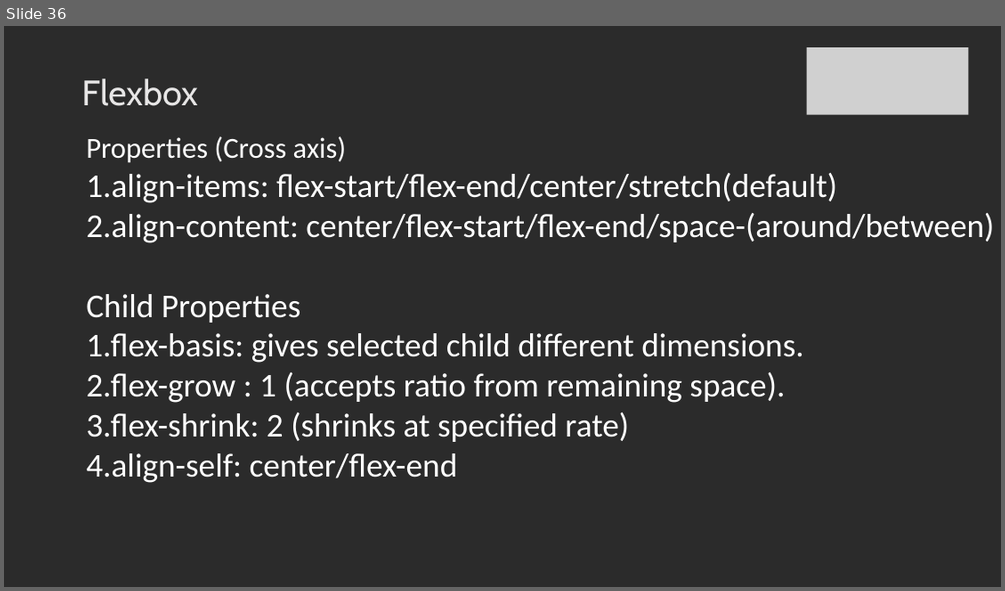
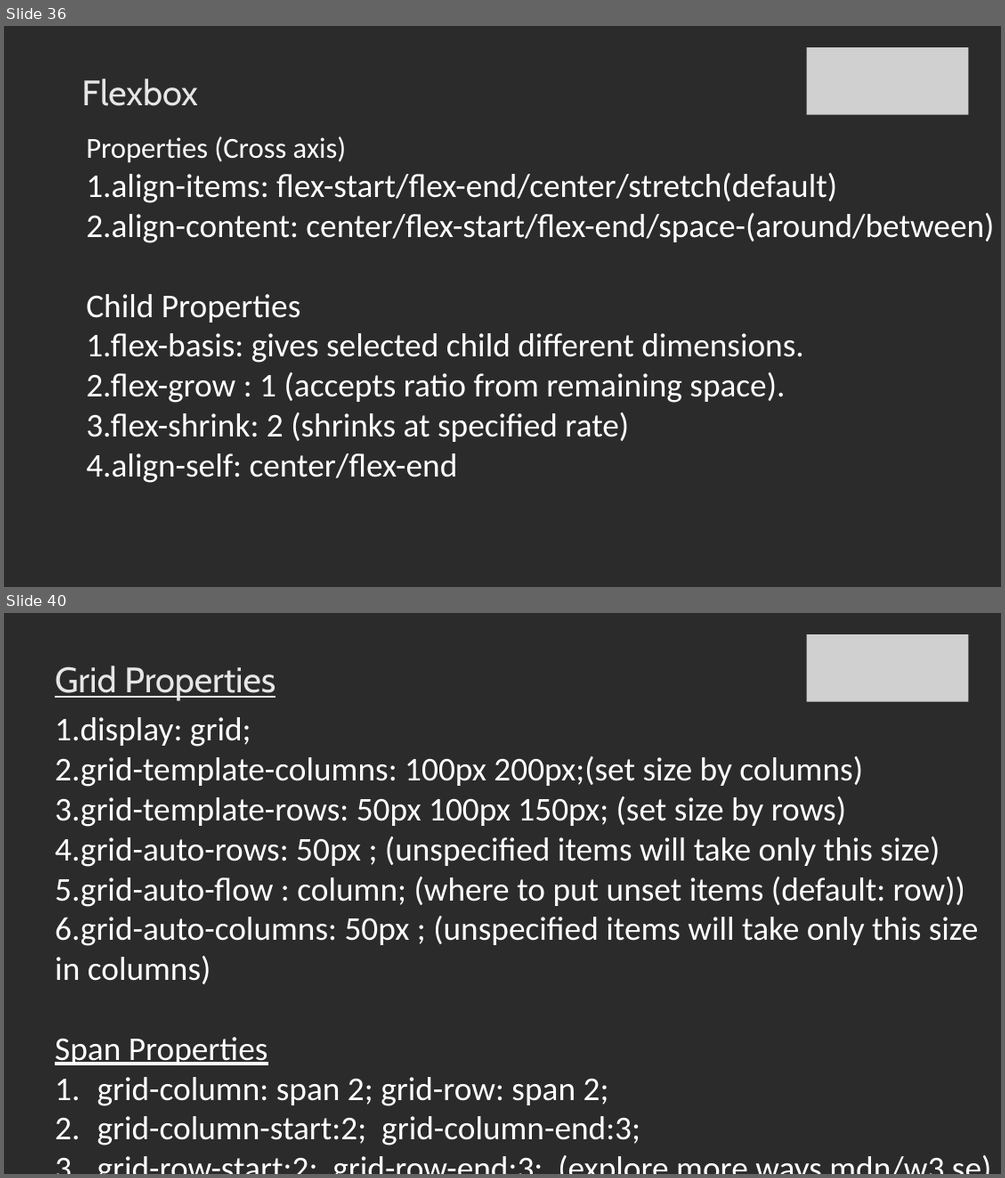
Before and after one commit to SachinBarpanda/WebDevGla, a slide deck: CSS.pptx. Shown one above the other, each under a label of ours: slide 36 before the commit, slides 36 and 40 after it; the slides between them are not shown. The pictures are 1005x591 and 1005x1178 pixels, drawn with LibreOffice and Linux fonts; fonts in the diff are those of the drawing; grey boxes stand for pictures; background and template pictures are left out; a plain dark background stands for a picture behind light text. Boxes give left, top, right and bottom in pixels: in the first picture for what was removed or moved away, otherwise in the second. Text is boxed around its words. In the diff, an @@ line names an element or a change of style, - is before the commit and + after.

```diff
--- a/CSS.pptx
+++ b/CSS.pptx
@@ slide 40 added at bbox=[4, 613, 1001, 1174], background picture (left out) @@
@@ picture added at bbox=[807, 634, 968, 702] @@
@@ title added at bbox=[55, 666, 275, 701], 34 pt, text #E7E6E6, underline @@
+Grid Properties
@@ text added at bbox=[55, 717, 979, 1145], 32 pt, text #FFFFFF @@
+1.display: grid;
+2.grid-template-columns: 100px 200px;(set size by columns)
+3.grid-template-rows: 50px 100px 150px; (set size by rows)
+4.grid-auto-rows: 50px ; (unspecified items will take only this size)
+5.grid-auto-flow : column; (where to put unset items (default: row))
+6.grid-auto-columns: 50px ; (unspecified items will take only this size in columns)
+Span Properties
+1. grid-column: span 2; grid-row: span 2;
+2. grid-column-start:2; grid-column-end:3;
+3. grid-row-start:2; grid-row-end:3; (explore more ways mdn/w3 se)
```
Also in this commit, not shown: 1 slide changed, 10 other slides added, 8 other files.
